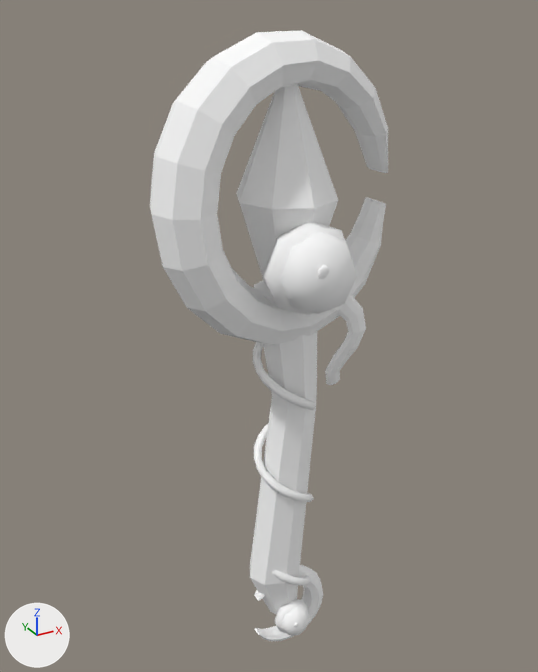
The OBJ model src/main/resources/assets/sunlit_journal_core/models/fantasy/blood_eclipse/shovel.obj as it was, and as the next commit left it.
Rendered twice from a camera (50 mm lens) standing at (0.001, -1.359, 0.981) and looking at (0.481, -0.487, 0.545). The lights are fixed; the arrows at lower left show +X, +Y and +Z. The picture after the commit comes second. Where no turn or scale is listed for an object, it has been applied to the vertices. Vertices at exactly the same position are counted once.

In view in the first picture: 'shovel'.
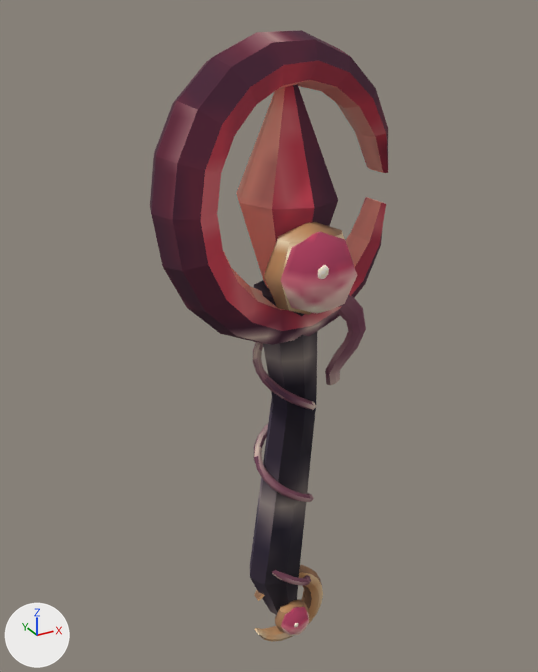
Changed parts and their boxes (x1, y1, x2, y2) in the pictures (538 x 672 px):
```json
{"object": "shovel", "change": "surface changed", "before": [150, 30, 388, 642], "after": [150, 30, 388, 642], "on screen": "darker"}
```

The change, as JSON lines over the scene's bpy script:
```json
{"op": "add", "block": "img_light", "code": ["img_light = load_image('light', '../../../textures/item/fantasy_materials/blood_eclipse/light.png', 64, 64, 'sRGB')"]}
{"op": "add", "block": "img_main", "code": ["img_main = load_image('main', '../../../textures/item/fantasy_materials/blood_eclipse/main.png', 64, 64, 'sRGB')"]}
{"op": "add", "block": "img_shade", "code": ["img_shade = load_image('shade', '../../../textures/item/fantasy_materials/blood_eclipse/shade.png', 64, 64, 'sRGB')"]}
{"op": "add", "block": "img_edge", "code": ["img_edge = load_image('edge', '../../../textures/item/fantasy_materials/blood_eclipse/edge.png', 64, 64, 'sRGB')"]}
{"op": "add", "block": "img_gem", "code": ["img_gem = load_image('gem', '../../../textures/item/fantasy_materials/blood_eclipse/gem.png', 16, 16, 'sRGB')"]}
{"op": "add", "block": "img_metal", "code": ["img_metal = load_image('metal', '../../../textures/item/fantasy_materials/blood_eclipse/metal.png', 64, 64, 'sRGB')"]}
{"op": "add", "block": "img_wrap", "code": ["img_wrap = load_image('wrap', '../../../textures/item/fantasy_materials/blood_eclipse/wrap.png', 32, 32, 'sRGB')"]}
{"op": "add", "block": "img_grip_light", "code": ["img_grip_light = load_image('grip_light', '../../../textures/item/fantasy_materials/blood_eclipse/grip_light.png', 32, 32, 'sRGB')"]}
{"op": "add", "block": "img_grip", "code": ["img_grip = load_image('grip', '../../../textures/item/fantasy_materials/blood_eclipse/grip.png', 32, 32, 'sRGB')"]}
{"op": "add", "block": "img_grip_shade", "code": ["img_grip_shade = load_image('grip_shade', '../../../textures/item/fantasy_materials/blood_eclipse/grip_shade.png', 32, 32, 'sRGB')"]}
{"op": "set", "path": "mat_grip_shade.texture", "old": "img_fantasy_white", "new": "img_grip_shade"}
{"op": "set", "path": "mat_grip.texture", "old": "img_fantasy_white", "new": "img_grip"}
{"op": "set", "path": "mat_grip_light.texture", "old": "img_fantasy_white", "new": "img_grip_light"}
{"op": "set", "path": "mat_wrap.texture", "old": "img_fantasy_white", "new": "img_wrap"}
{"op": "set", "path": "mat_metal.texture", "old": "img_fantasy_white", "new": "img_metal"}
{"op": "set", "path": "mat_gem.texture", "old": "img_fantasy_white", "new": "img_gem"}
{"op": "set", "path": "mat_edge.texture", "old": "img_fantasy_white", "new": "img_edge"}
{"op": "set", "path": "mat_shade.texture", "old": "img_fantasy_white", "new": "img_shade"}
{"op": "set", "path": "mat_main.texture", "old": "img_fantasy_white", "new": "img_main"}
{"op": "set", "path": "mat_light.texture", "old": "img_fantasy_white", "new": "img_light"}
{"block": "me_shovel", "where": "me_shovel.from_pydata(...)  # 899 vertices, 1748 faces; spans x 0.308..0.653, y -0.628..-0.429, z -0.033..0.956"}
{"block": "me_shovel", "where": "# used by ob_shovel; location = (0.0, 0.0, 0.0)"}
{"block": "me_shovel", "change": "me_shovel part 1: texture (UV) coordinates of 1748 of 1748 faces, centred in x 0.316..0.652, y -0.621..-0.447, z -0.031..0.953, changed; they spanned u 0.5..0.5, v 0.5..0.5 and now span u 0.0..1.0, v 0.0..1.0"}
```
